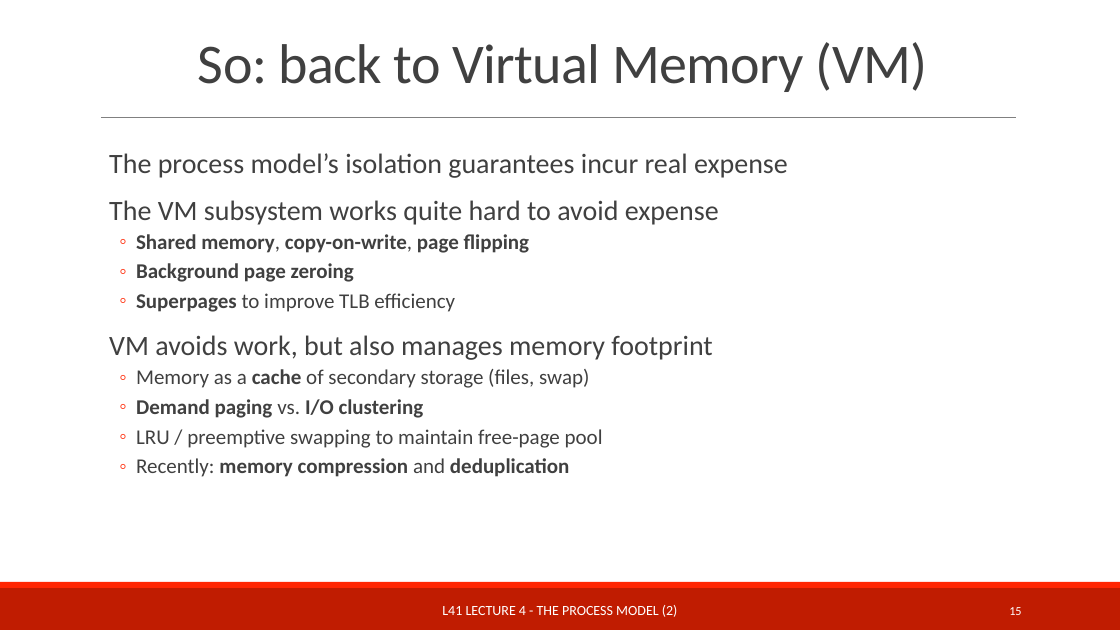
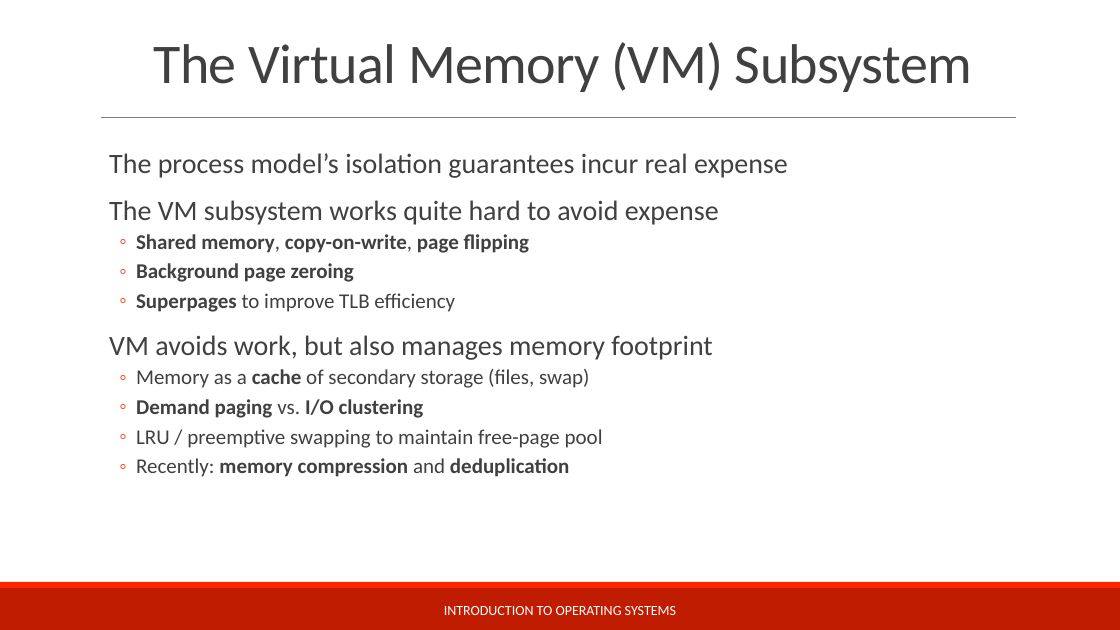
Before and after one commit to teachbsd/course, a slide deck: slide 16 of undergraduate/lectures/memory.pptx (slide 15 before the commit). Drawn at 1120x630 pixels with LibreOffice and Linux fonts; fonts in the diff are those of the drawing; background and template pictures are left out. Boxes give left, top, right and bottom in pixels: in the first picture for what was removed or moved away, otherwise in the second. Text is boxed around its words. In the diff, an @@ line names an element or a change of style, - is before the commit and + after.

```diff
--- a/undergraduate/lectures/memory.pptx
+++ b/undergraduate/lectures/memory.pptx
@@ title at (153, 42, 972, 92): text changed @@
-So: back to Virtual Memory (VM)
+The Virtual Memory (VM) Subsystem
@@ text at (444, 606, 676, 615): text changed @@
-L41 LECTURE 4 - THE PROCESS MODEL (2)
+INTRODUCTION TO OPERATING SYSTEMS
@@ page number removed at (1009, 607, 1021, 615) @@
-15
```
Also in this commit, not shown: 12 other slides changed, 14 slides added, 3 slides removed.
